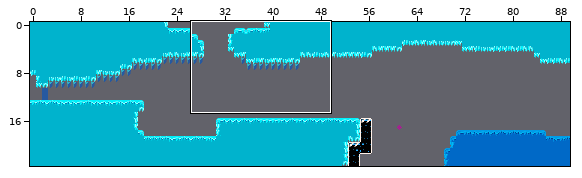
Two versions of a level (Tiled map (JSON), res/maps/2-2.json). Above, an overview of the earlier version with the close-up marked.
Close-up. Earlier state:
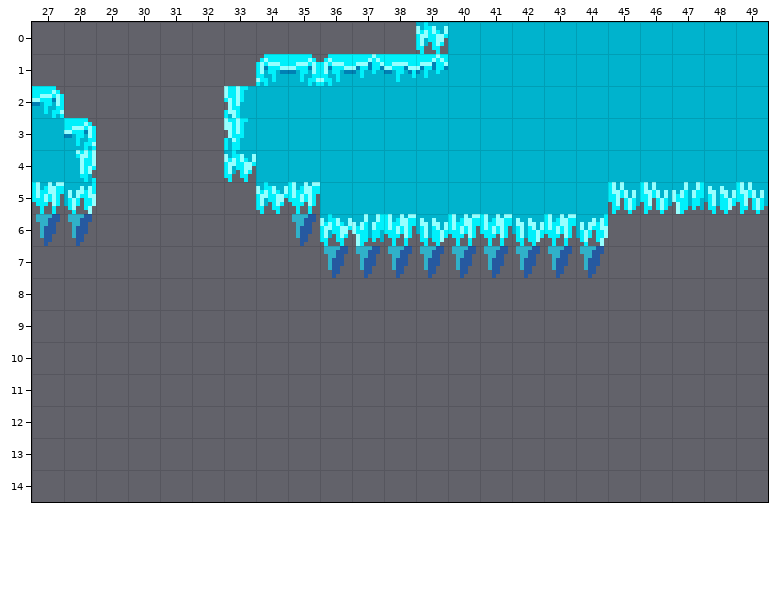
Cells are 8x8 px. Shown: x 27..49, y 0..14. The commit also changed other parts of the map, which this record leaves out.
The result:
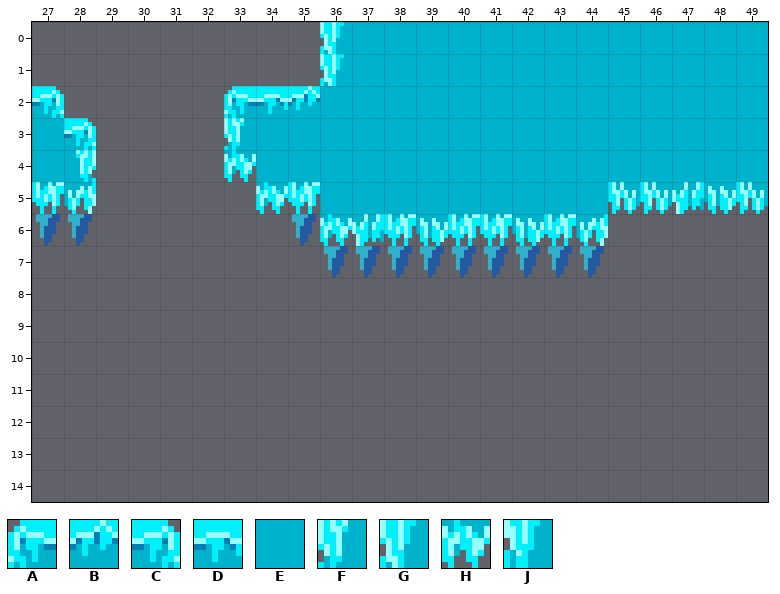
Key: from "tileset": A 96, B 97, C 98, D 101, E 104, F 108, G 114, H 120, J 126.
_ is an empty cell.
Difference:
{"where": "layer \"Tile Layer 1\""}
{"y":0,"x":36,"old":"___H","new":"GEEE"}
{"y":1,"x":34,"old":"ACABDB","new":"__GEEE"}
{"y":2,"x":33,"old":"GEE","new":"ADB"}
{"y":3,"x":33,"old":"J","new":"F"}
{"label":"changed","picture_box":[224,22,448,150]}
